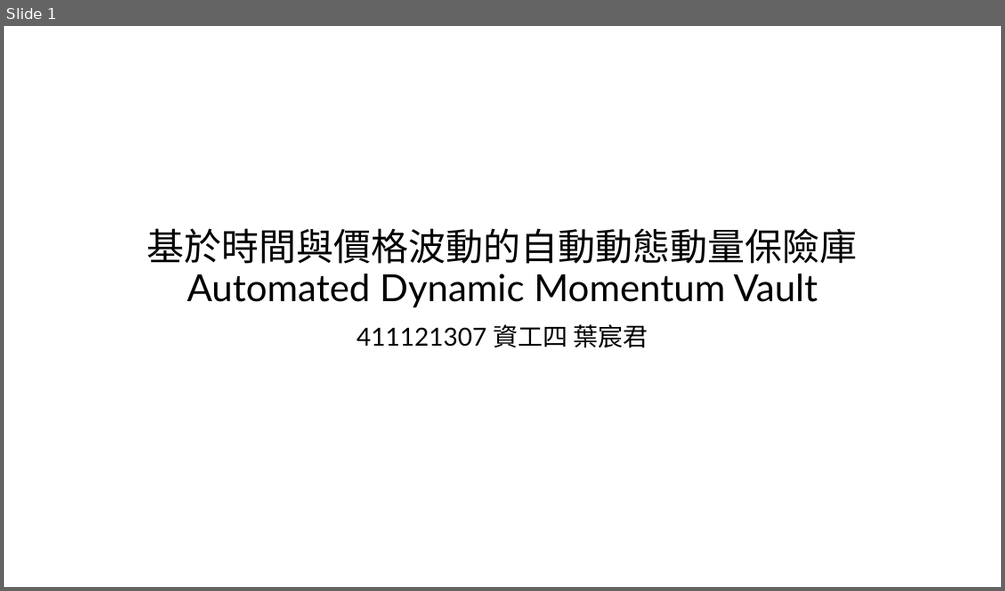
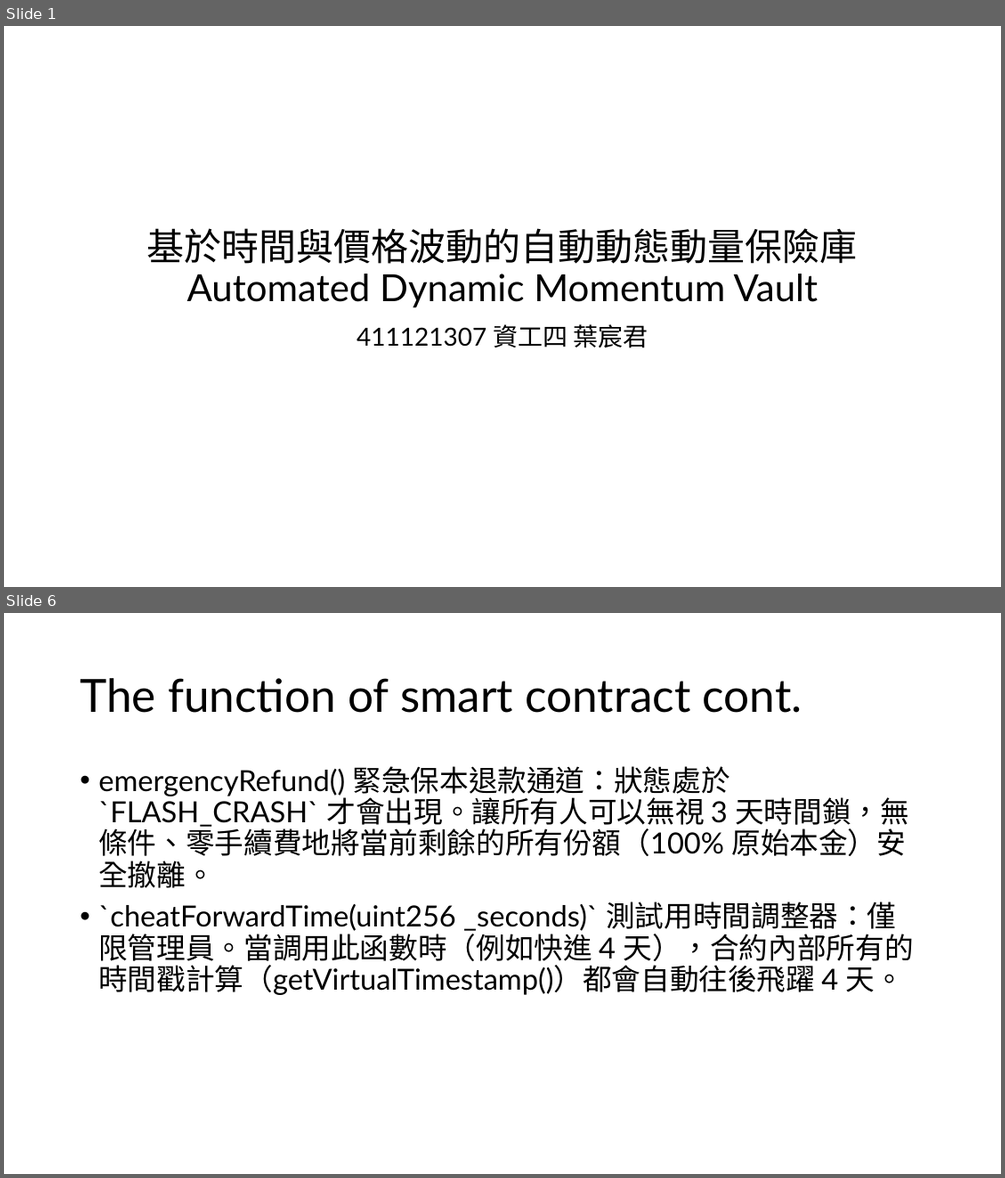
Before and after one commit to imlone1y/Automated-Dynamic-Momentum-Vault, a slide deck: 411121307_report.pptx. Shown one above the other, each under a label of ours: slide 1 before the commit, slides 1 and 6 after it; the slides between them are not shown. The pictures are 1005x591 and 1005x1178 pixels, drawn with LibreOffice and Linux fonts; fonts in the diff are those of the drawing. Boxes give left, top, right and bottom in pixels: in the first picture for what was removed or moved away, otherwise in the second. Text is boxed around its words. In the diff, an @@ line names an element or a change of style, - is before the commit and + after.

```diff
--- a/411121307_report.pptx
+++ b/411121307_report.pptx
@@ slide 6 added at (4, 613, 1001, 1174), background #FFFFFF @@
@@ title added at (80, 678, 802, 713), 44 pt, text #000000 @@
+The function of smart contract cont.
@@ text added at (98, 766, 914, 995), 28 pt, text #000000 @@
+• emergencyRefund() 緊急保本退款通道：狀態處於`FLASH_CRASH` 才會出現。讓所有人可以無視 3 天時間鎖，無條件、零手續費地將當前剩餘的所有份額（100% 原始本金）安全撤離。
+• `cheatForwardTime(uint256 _seconds)` 測試用時間調整器：僅限管理員。當調用此函數時（例如快進 4 天），合約內部所有的時間戳計算（getVirtualTimestamp()）都會自動往後飛躍 4 天。
```
Also in this commit, not shown: 1 slide changed, 14 other slides added, 16 other files.
